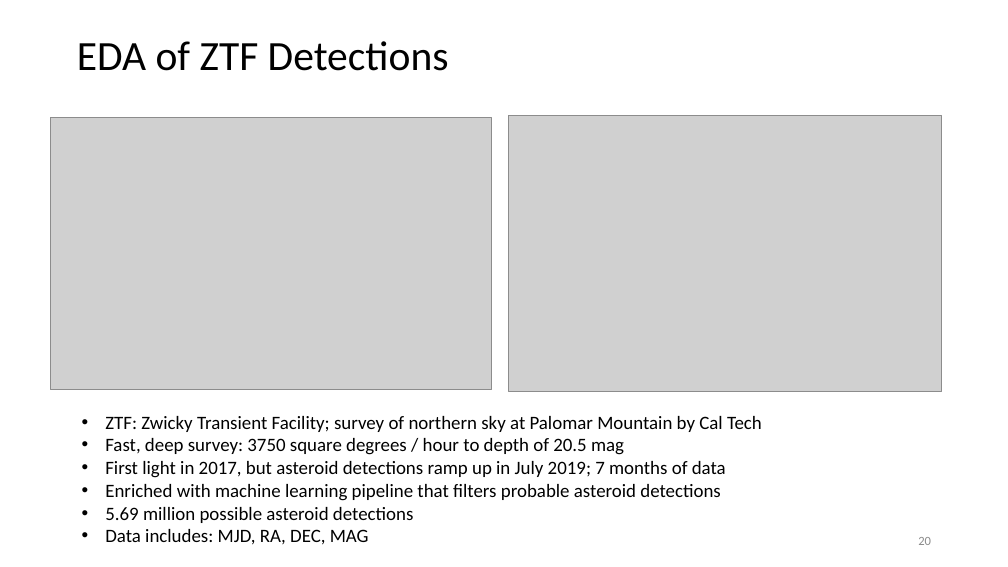
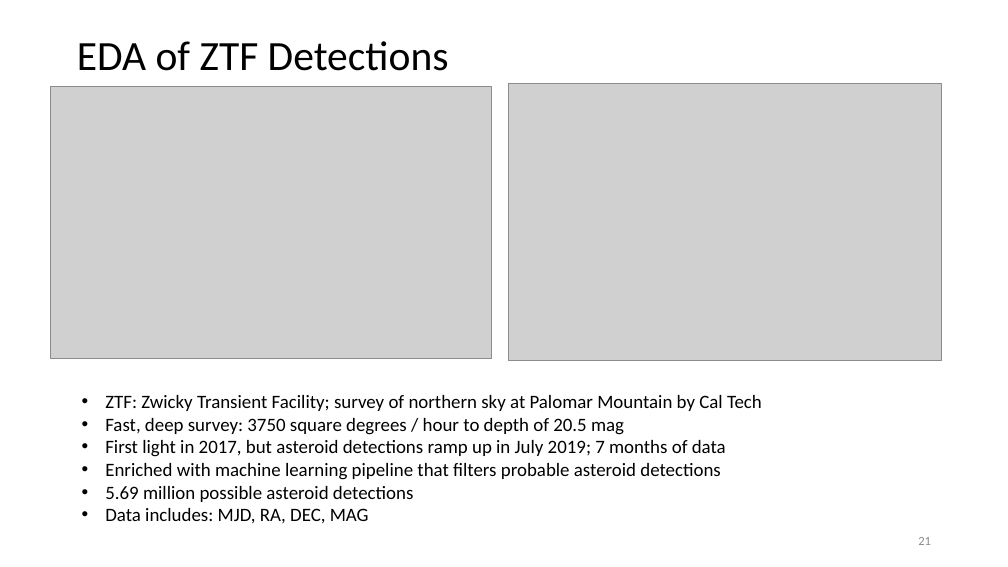
Before and after one commit to memanuel/kepler-sieve, a slide deck: slide 21 of thesis/kepler-sieve-slides.pptx (slide 20 before the commit). Drawn at 1008x567 pixels with LibreOffice and Linux fonts; fonts in the diff are those of the drawing; grey boxes stand for pictures. Boxes give left, top, right and bottom in pixels: in the first picture for what was removed or moved away, otherwise in the second. Text is boxed around its words. In the diff, an @@ line names an element or a change of style, - is before the commit and + after.

```diff
--- a/thesis/kepler-sieve-slides.pptx
+++ b/thesis/kepler-sieve-slides.pptx
@@ picture: place and size @@
-picture at box(51, 118, 492, 390)
+picture at box(51, 86, 492, 358)
@@ picture: place and size @@
-picture at box(509, 115, 942, 392)
+picture at box(509, 84, 942, 361)
@@ text "ZTF: Zwicky Transient Facility; survey ...": place and size @@
-text "ZTF: Zwicky Transient Facility; survey ..." at box(105, 416, 762, 545)
+text "ZTF: Zwicky Transient Facility; survey ..." at box(105, 395, 762, 524)
@@ page number at box(918, 537, 931, 545): text changed @@
-20
+21
```
Also in this commit, not shown: 20 other slides changed, 1 slide added, 1 other file.
